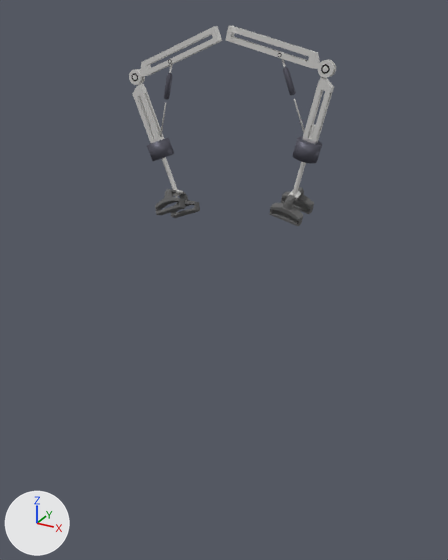
The Blender file scenes/robot_legs.blend as it was, and as the next commit left it.
The view is the same before and after, from a 50 mm lens placed at (8.38, -15.38, 1.04), pointed at (-0.27, 0.34, -6.82). Arrows for +X, +Y and +Z are at lower left; the lights stay in place.
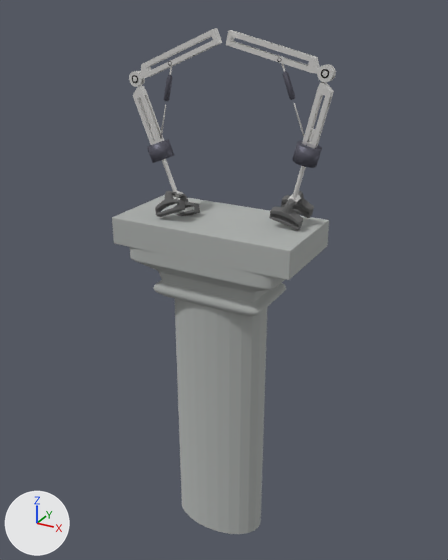
Commit message: robot legs: same height + simple pillar

Patch to the scene script:
```diff
--- a/scenes/robot_legs.blend.py
+++ b/scenes/robot_legs.blend.py
@@ mat_marble @@
+mat_marble = diffuse_material('Marble')
+mat_marble.base_color = (0.425, 0.442, 0.429)  # grey #aeb1af
+mat_marble.roughness = 0.296
@@ me_cube @@
+me_cube.from_pydata(...)  # 184 vertices, 182 faces; spans x -1.0..1.0, y -1.0..1.0, z -5.4..1.0
+me_cube.polygons.foreach_set('use_smooth', [True] * 182)
+me_cube.materials.append(mat_marble)  # grey #aeb1af
@@ me_cube_002 @@
+me_cube_002.from_pydata(...)  # 50 vertices, 72 faces; spans x -0.6..0.5, y -0.7..0.6, z -28.2..-5.4
+me_cube_002.materials.append(mat_marble)  # grey #aeb1af
@@ ob_cylinder_003 @@
 ob_cylinder_003 = bpy.data.objects.new('Cylinder.003', me_cylinder_001)
-ob_cylinder_003.location = (2.3, 0.29, -2.46)
+ob_cylinder_003.location = (2.3, 0.29, -2.57)
 ob_cylinder_003.rotation_euler = (1.331, 0.0, -1.571)  # degrees (76, 0, -90)
@@ ob_cylinder_009 @@
 ob_cylinder_009 = bpy.data.objects.new('Cylinder.009', me_cylinder_002)
-ob_cylinder_009.location = (2.27, 0.29, -2.58)
+ob_cylinder_009.location = (2.27, 0.29, -2.7)
 ob_cylinder_009.rotation_euler = (1.331, 0.0, -1.571)  # degrees (76, 0, -90)
@@ ob_plane_002 @@
 ob_plane_002 = bpy.data.objects.new('Plane.002', me_plane_004)
-ob_plane_002.location = (1.45, 0.29, -0.08)
+ob_plane_002.location = (1.45, 0.29, -0.2)
 ob_plane_002.rotation_euler = (-3.142, -0.37, 0.0)  # degrees (-180, -21, 0)
@@ ob_plane @@
 ob_plane = bpy.data.objects.new('Plane', me_plane_001)
-ob_plane.location = (2.69, 0.29, -0.47)
+ob_plane.location = (2.69, 0.29, -0.58)
 ob_plane.rotation_euler = (3.142, 0.239, 0.0)  # degrees (180, 14, 0)
@@ ob_plane_001 @@
 ob_plane_001 = bpy.data.objects.new('Plane.001', me_plane_000)
-ob_plane_001.location = (-0.85, 0.29, 0.5)
+ob_plane_001.location = (-0.85, 0.29, 0.39)
 ob_plane_001.rotation_euler = (0.0, 1.331, 3.142)  # degrees (0, 76, 180)
@@ ob_cylinder_002 @@
 ob_cylinder_002 = bpy.data.objects.new('Cylinder.002', me_cylinder_000)
-ob_cylinder_002.location = (-2.04, -0.29, -2.78)
+ob_cylinder_002.location = (-2.04, -0.29, -2.83)
 ob_cylinder_002.rotation_euler = (1.182, 0.0, 1.571)  # degrees (68, 0, 90)
@@ ob_cylinder_004 @@
 ob_cylinder_004 = bpy.data.objects.new('Cylinder.004', me_cylinder_004)
-ob_cylinder_004.location = (-1.99, -0.29, -2.9)
+ob_cylinder_004.location = (-1.99, -0.29, -2.95)
 ob_cylinder_004.rotation_euler = (1.182, 0.0, 1.571)  # degrees (68, 0, 90)
@@ ob_plane_006 @@
 ob_plane_006 = bpy.data.objects.new('Plane.006', me_plane_006)
-ob_plane_006.location = (-2.72, -0.29, -0.87)
+ob_plane_006.location = (-2.72, -0.29, -0.92)
 ob_plane_006.rotation_euler = (0.0, 2.753, 0.0)  # degrees (0, 158, 0)
@@ ob_plane_007 @@
 ob_plane_007 = bpy.data.objects.new('Plane.007', me_plane_007)
-ob_plane_007.location = (0.63, -0.29, 0.61)
+ob_plane_007.location = (0.63, -0.29, 0.56)
 ob_plane_007.rotation_euler = (0.0, 1.182, 0.0)  # degrees (0, 68, 0)
@@ ob_cube @@
+ob_cube = bpy.data.objects.new('Cube', me_cube)
+ob_cube.location = (-0.22, 0.0, -5.08)
+ob_cube.scale = (2.89, 1.46, 0.387)
+_m = ob_cube.modifiers.new('Subsurf', 'SUBSURF')
+_m.levels = 2
@@ ob_cube_001 @@
+ob_cube_001 = bpy.data.objects.new('Cube.001', me_cube_002)
+ob_cube_001.location = (-0.22, 0.0, -5.08)
+ob_cube_001.scale = (2.89, 1.46, 0.387)
```

Changed parts and their boxes [x1, y1, x2, y2] in the pictures (448 x 560 px):
'Cube.001', added
    after: [175, 299, 267, 534]
'Cube', added
    after: [112, 195, 329, 316]
'Plane.001', moved
    before: [226, 26, 336, 78]
    after: [226, 30, 336, 82]
'Plane.007', moved
    before: [129, 26, 222, 85]
    after: [129, 28, 222, 87]
'Plane', moved
    before: [302, 64, 334, 144]
    after: [302, 69, 334, 149]
'Right Foot', moved
    before: [269, 187, 314, 226]
    after: [269, 191, 314, 230]
'Plane.006', moved
    before: [132, 73, 164, 143]
    after: [132, 75, 164, 145]
'Left Foot', moved
    before: [155, 189, 200, 218]
    after: [155, 191, 200, 217]
'Cylinder.003', moved
    before: [293, 136, 322, 163]
    after: [292, 141, 322, 168]
'Cylinder.002', moved
    before: [147, 138, 174, 161]
    after: [147, 139, 174, 163]
'Plane.002', moved
    before: [278, 52, 296, 95]
    after: [277, 56, 295, 100]
'Cylinder.009', moved
    before: [292, 124, 315, 194]
    after: [292, 129, 315, 198]
'Cylinder.004', moved
    before: [151, 127, 178, 190]
    after: [150, 129, 177, 191]
'Cylinder.010', moved
    before: [288, 190, 301, 200]
    after: [288, 194, 301, 203]
'Cylinder.005', moved
    before: [173, 190, 183, 196]
    after: [173, 191, 183, 197]
